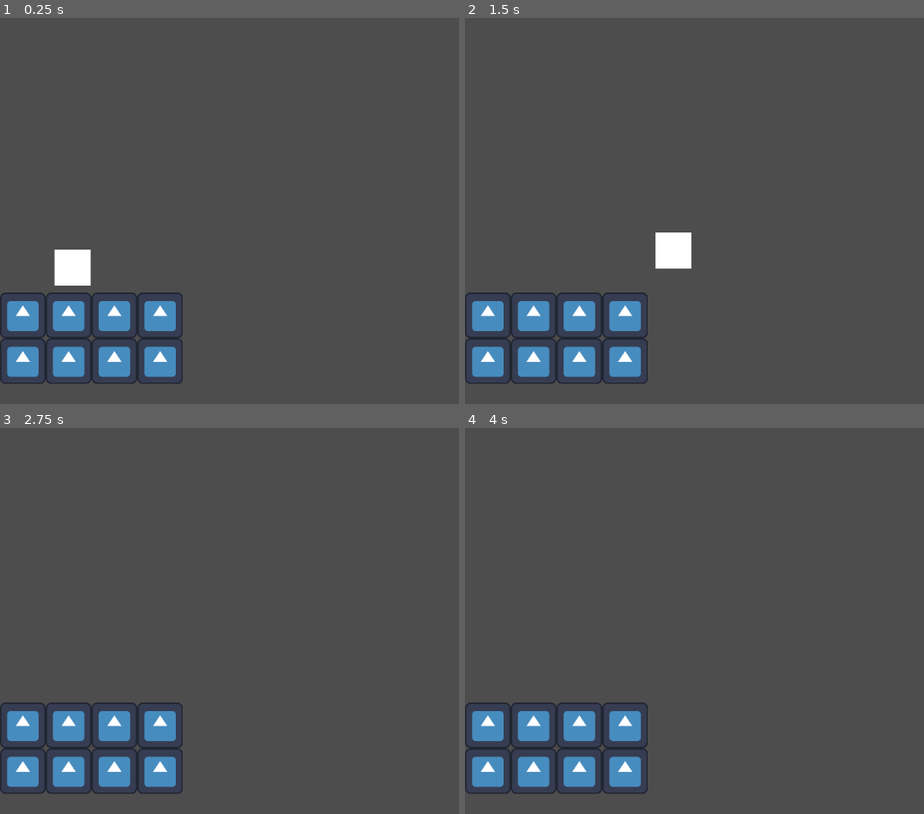
Above: before the commit, frames 1-4 (two rows, left to right).
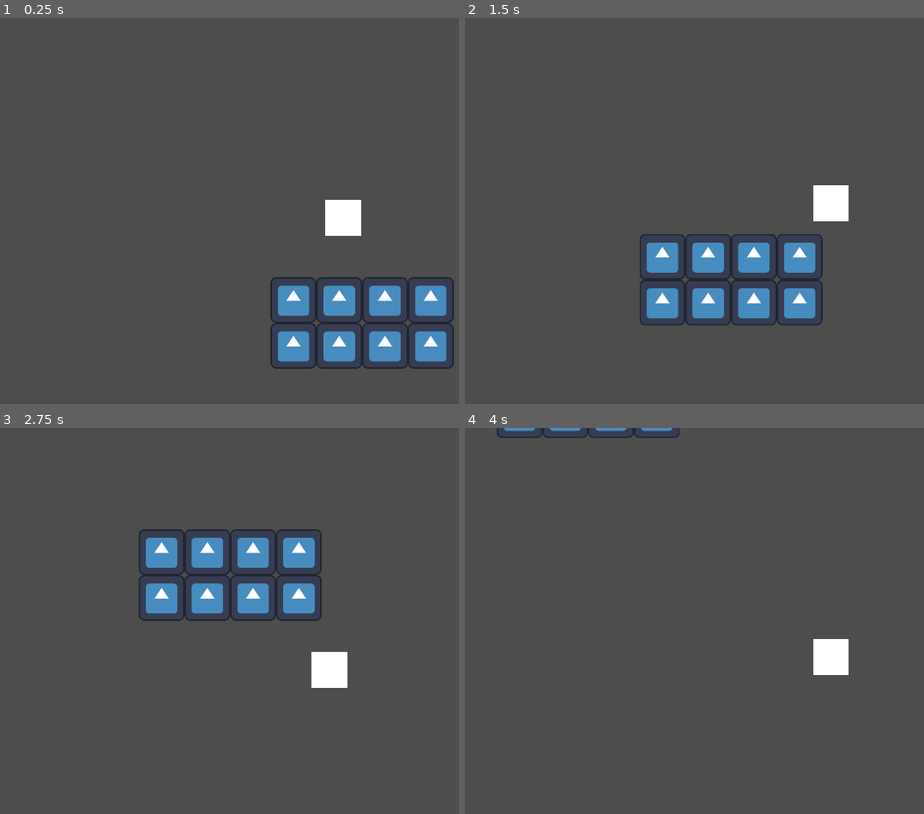
Above: after the commit, the same moments.

Repository: LitheFulminare/Operation-Venulysian
Game: Godot game, scene res://Game scenes/Prototyping.tscn
Two runs of this game, one before a commit and one after it. Both use one fixed random seed, a clock stepped at 60 frames per second and the inputs below. The engine's default icon, where the game draws it, is replaced by a stand-in: a white triangle on a blue panel in a dark square.
Inputs:
- Up to frame 1 (0.25 s): no input
- Up to frame 2 (1.5 s): hold W (Up) 0.53-1.28 s; hold D (Right) from 0.53 s (still down); tap W (Up) at 1.35 s
- Up to frame 3 (2.75 s): tap W (Up) at 1.52, 1.82 s; release D (Right) at 2.03 s; hold A (Left) from 2.03 s (still down); hold W (Up) from 2.03 s (still down)
- Up to frame 4 (4 s): release A (Left) at 2.78 s; release W (Up) at 2.78 s; hold D (Right) from 2.78 s (still down); tap W (Up) at 2.85, 3.02, 3.32 s; hold W (Up) from 3.53 s (still down)

The runs differ from the first frame. In frame 1, 13% of the frame differs, in the area x 0-99%, y 47-95%; in frame 2, 12%; in frame 3, 12%; in frame 4, 6.7%.

Commit message:
setup movement

Diff:
--- a/Operation Venulysian/Components/Entity/movement_component.gd
+++ /dev/null
@@ -1,52 +0,0 @@
-class_name MovementComponent
-extends Node
-
-@export var character_body: CharacterBody2D
-@export var speed: float = 400
-
-var is_jumping: bool = false
-
-## Gets the input and call the CharacterBody's move and slide method
-func move() -> void:
-	var direction: Vector2
-	#var direction: Vector2 = Input.get_vector("Left", "Right", "Up", "Down").normalized()
-
-	if Input.is_action_pressed("Left"):
-		direction.x = -1
-	if Input.is_action_pressed("Right"):
-		direction.x = 1
-
-	if Input.is_action_pressed("Up"):
-		jump()
-
-	character_body.velocity = direction * speed
-
-	#region movement alternative
-
-	# this makes quick strafing not possible, as pressing both Left and Right keys will cancel the movement
-
-	#if Input.is_action_pressed("Left"):
-		#direction.x += -1
-	#if Input.is_action_pressed("Right"):
-		#direction.x += 1
-
-	#character_body.velocity = direction.normalized() * speed
-
-	#endregion
-
-	if is_jumping:
-		character_body.velocity.y -= 10000
-
-	if !character_body.is_on_floor():
-		character_body.velocity.y += 500
-	else:
-		is_jumping = false
-
-	character_body.move_and_slide()
-
-func jump() -> void:
-	if character_body.is_on_floor():
-		is_jumping = true
-		#character_body.velocity.y -= 5000 # jump force
-		#
-		#character_body.move_and_slide()
--- /dev/null
+++ b/Operation Venulysian/Components/Entity/movement_controller.gd
@@ -0,0 +1,28 @@
+class_name MovementComponent
+extends Node
+
+@export_group("Components")
+@export var character_body: CharacterBody2D
+
+@export_group("Parameters")
+@export var walk_speed: float = 300
+@export var jump_velocity: float = 400
+@export_range(0, 1) var jump_release_deceleration = 0.5
+
+func _physics_process(delta: float) -> void:
+	if !character_body.is_on_floor():
+		character_body.velocity += character_body.get_gravity() * delta
+
+	if Input.is_action_just_pressed("Up") && character_body.is_on_floor():
+		character_body.velocity.y = -jump_velocity
+
+	if Input.is_action_just_released("Up"):
+		character_body.velocity.y *= jump_release_deceleration
+
+	var direction := Input.get_axis("Left", "Right")
+	if direction:
+		character_body.velocity.x = direction * walk_speed
+	else:
+		character_body.velocity.x = move_toward(character_body.velocity.x, 0, walk_speed)
+
+	character_body.move_and_slide()
--- a/Operation Venulysian/Player/player.tscn
+++ b/Operation Venulysian/Player/player.tscn
@@ -1,18 +1,22 @@
-[gd_scene load_steps=4 format=3 uid="uid://b1vtmnwr2sk4q"]
+[gd_scene load_steps=3 format=3 uid="uid://b1vtmnwr2sk4q"]
 
-[ext_resource type="Script" uid="uid://creutxpg4tk0i" path="res://Player/player.gd" id="1_4ntmi"]
-[ext_resource type="Script" uid="uid://b4yrdgvplq3aq" path="res://Components/Entity/movement_component.gd" id="1_l8h54"]
+[ext_resource type="Script" uid="uid://b4yrdgvplq3aq" path="res://Components/Entity/movement_controller.gd" id="1_l8h54"]
 
 [sub_resource type="RectangleShape2D" id="RectangleShape2D_vfyey"]
 size = Vector2(100, 100)
 
-[node name="Player" type="CharacterBody2D" node_paths=PackedStringArray("movement_component")]
-script = ExtResource("1_4ntmi")
-movement_component = NodePath("Movement Component")
+[node name="Player" type="CharacterBody2D"]
 
-[node name="Movement Component" type="Node" parent="." node_paths=PackedStringArray("character_body")]
+[node name="Movement Controller" type="Node" parent="." node_paths=PackedStringArray("character_body")]
 script = ExtResource("1_l8h54")
 character_body = NodePath("..")
+walk_speed = 350.0
+jump_velocity = 450.0
+jump_release_deceleration = 0.35
+
+[node name="Camera2D" type="Camera2D" parent="."]
+process_callback = 0
+position_smoothing_enabled = true
 
 [node name="ColorRect" type="ColorRect" parent="."]
 offset_left = -50.0
Renamed: Operation Venulysian/Components/Entity/movement_component.gd.uid -> Operation Venulysian/Components/Entity/movement_controller.gd.uid
